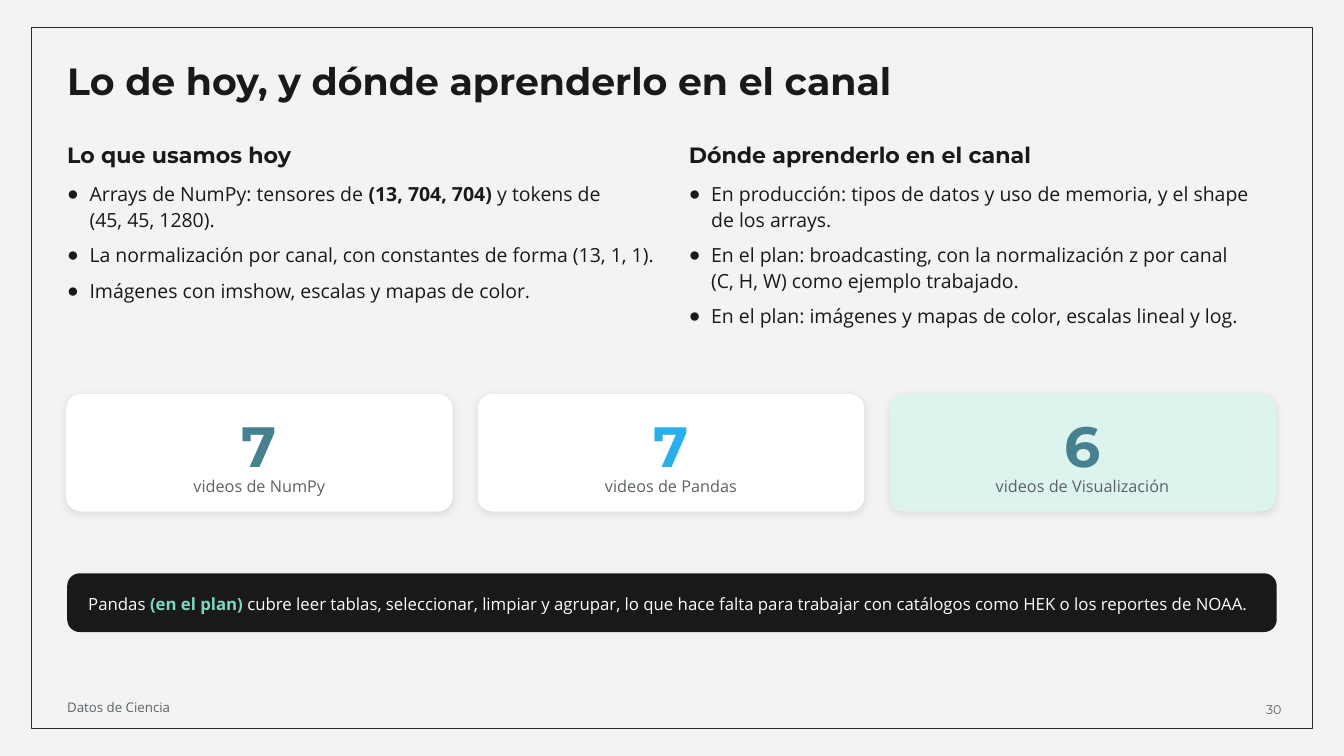
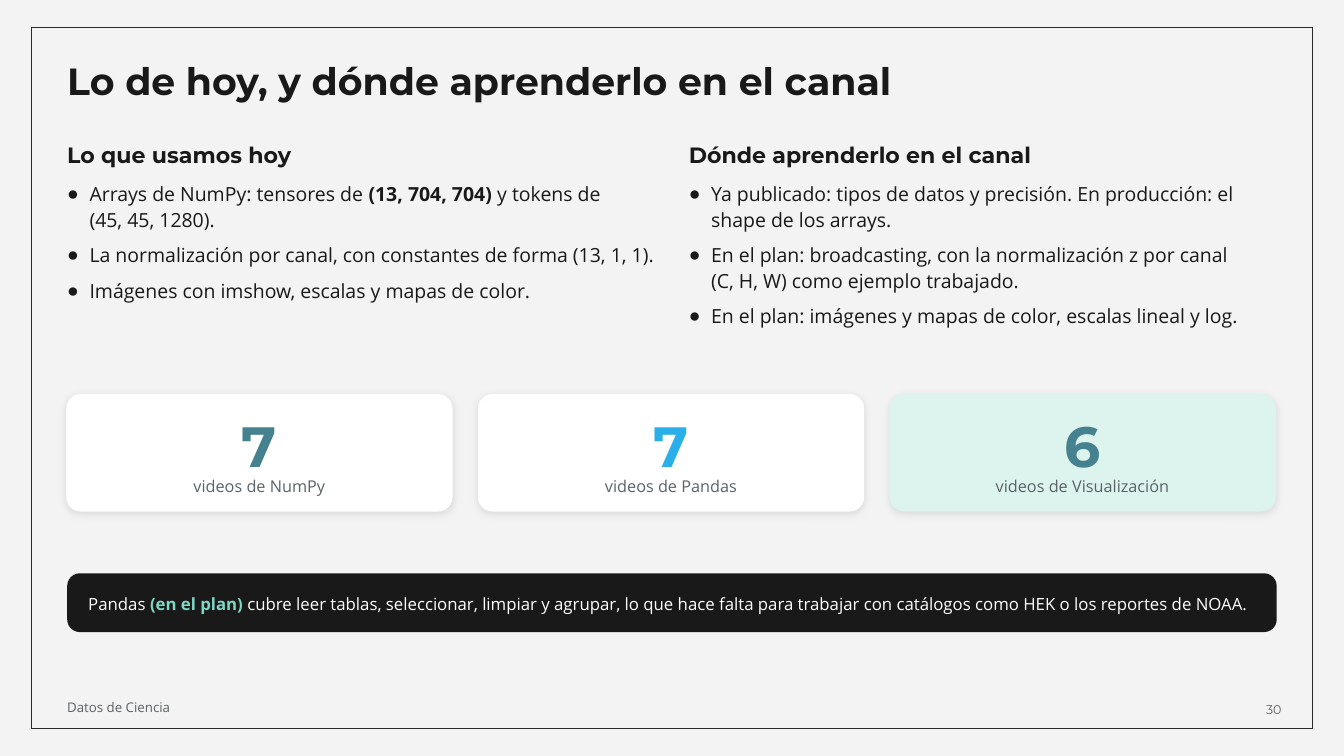
Before and after one commit to Group-of-Solar-Astrophysics/Escuela-Astrofisica-Solar-2026, a slide deck: slide 30 of 01_Material_por_expositor/Juan_Esteban_Agudelo_Ortiz/01_Presentacion/Copiloto_de_Fisica_Solar_Escuela_2026.odp. Drawn at 1344x756 pixels with LibreOffice and Linux fonts; fonts in the diff are those of the drawing. Boxes give left, top, right and bottom in pixels: in the first picture for what was removed or moved away, otherwise in the second. Text is boxed around its words. In the diff, an @@ line names an element or a change of style, - is before the commit and + after.

```diff
--- a/01_Material_por_expositor/Juan_Esteban_Agudelo_Ortiz/01_Presentacion/Copiloto_de_Fisica_Solar_Escuela_2026.odp
+++ b/01_Material_por_expositor/Juan_Esteban_Agudelo_Ortiz/01_Presentacion/Copiloto_de_Fisica_Solar_Escuela_2026.odp
@@ text at [711,186,1233,232]: text changed @@
-● En producción: tipos de datos y uso de memoria, y el shape de los arrays.
+● Ya publicado: tipos de datos y precisión. En producción: el shape de los arrays.
```
Also in this commit, not shown: 2 other slides changed, 1 other file.
